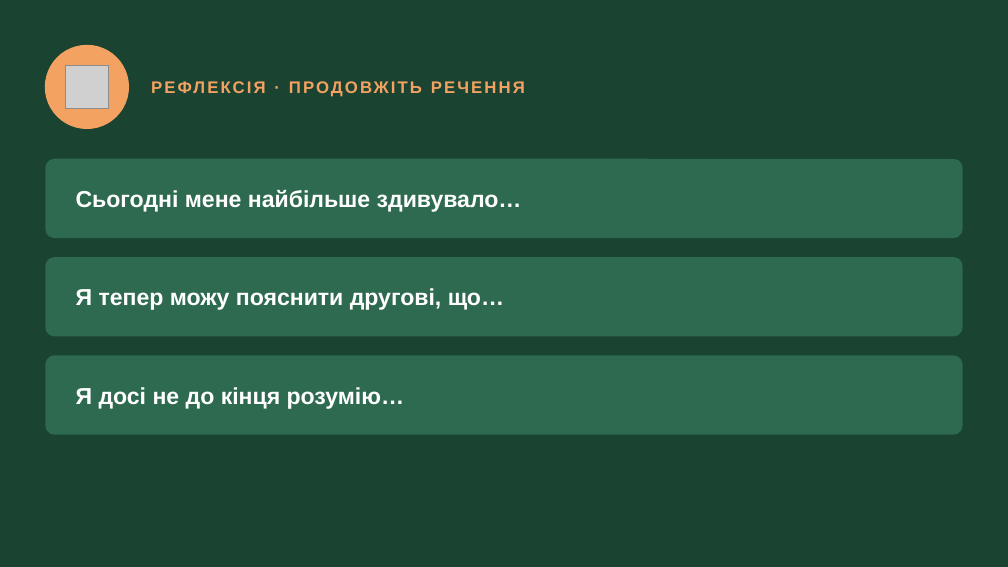
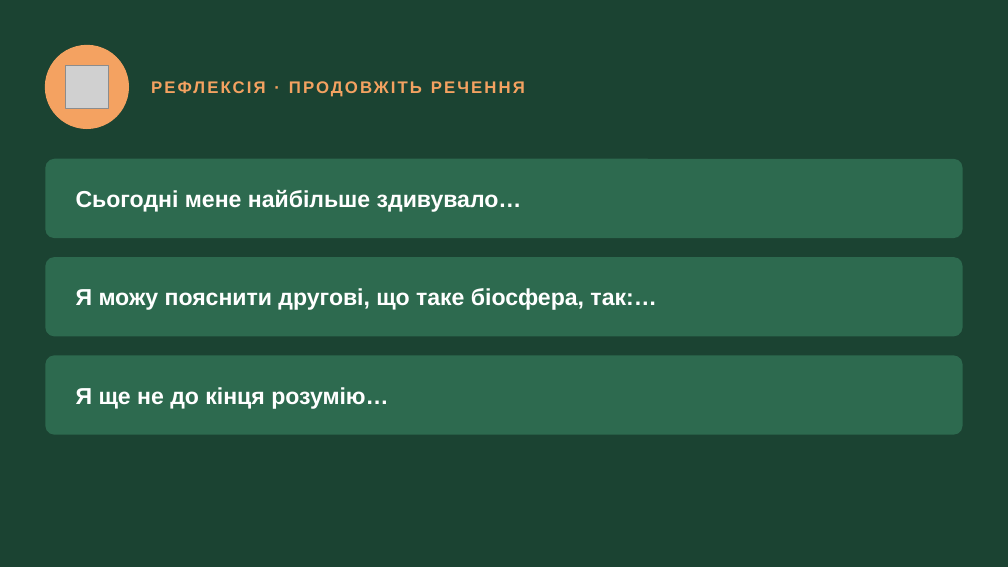
Before and after one commit to batalovatetyana-boop/-1, a slide deck: slide 27 of presentations/00_Біосфера_Землі.pptx (slide 43 before the commit). Drawn at 1008x567 pixels with LibreOffice and Linux fonts; fonts in the diff are those of the drawing; grey boxes stand for pictures. Boxes give left, top, right and bottom in pixels: in the first picture for what was removed or moved away, otherwise in the second. Text is boxed around its words. In the diff, an @@ line names an element or a change of style, - is before the commit and + after.

```diff
--- a/presentations/00_Біосфера_Землі.pptx
+++ b/presentations/00_Біосфера_Землі.pptx
@@ text at [76, 288, 656, 310]: text changed @@
-Я тепер можу пояснити другові, що…
+Я можу пояснити другові, що таке біосфера, так:…
@@ text at [76, 387, 388, 409]: text changed @@
-Я досі не до кінця розумію…
+Я ще не до кінця розумію…
```
Also in this commit, not shown: 13 other slides changed, 14 slides added, 30 slides removed, 2 other files.
